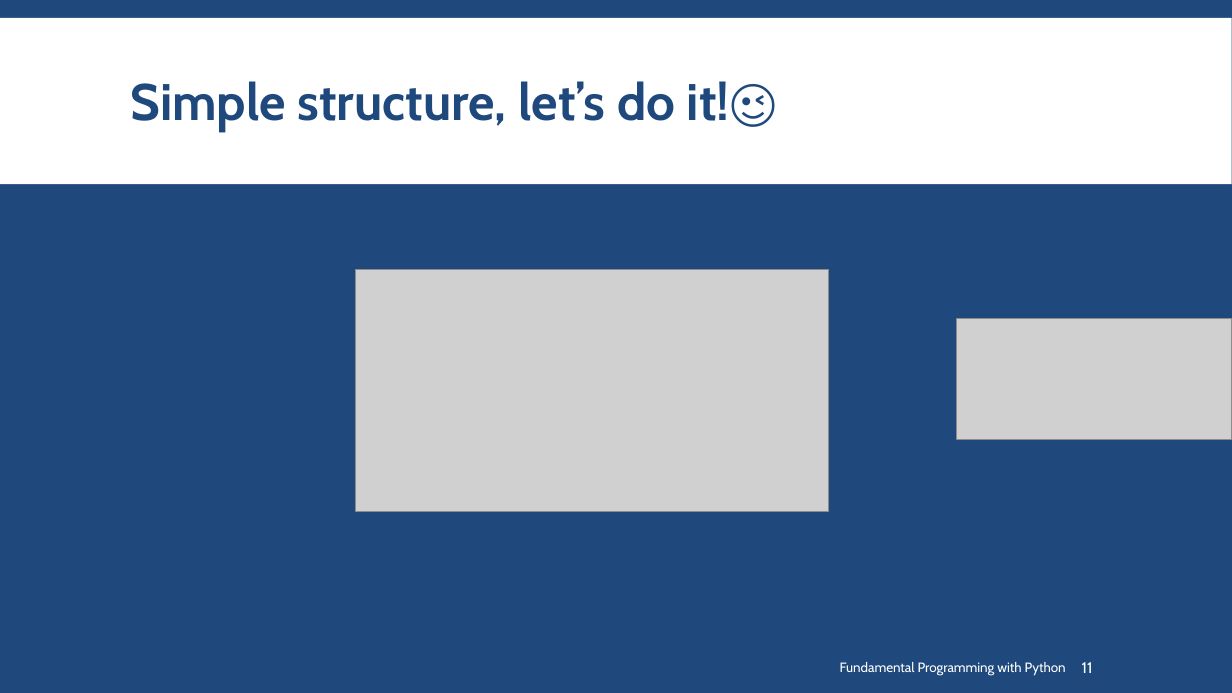
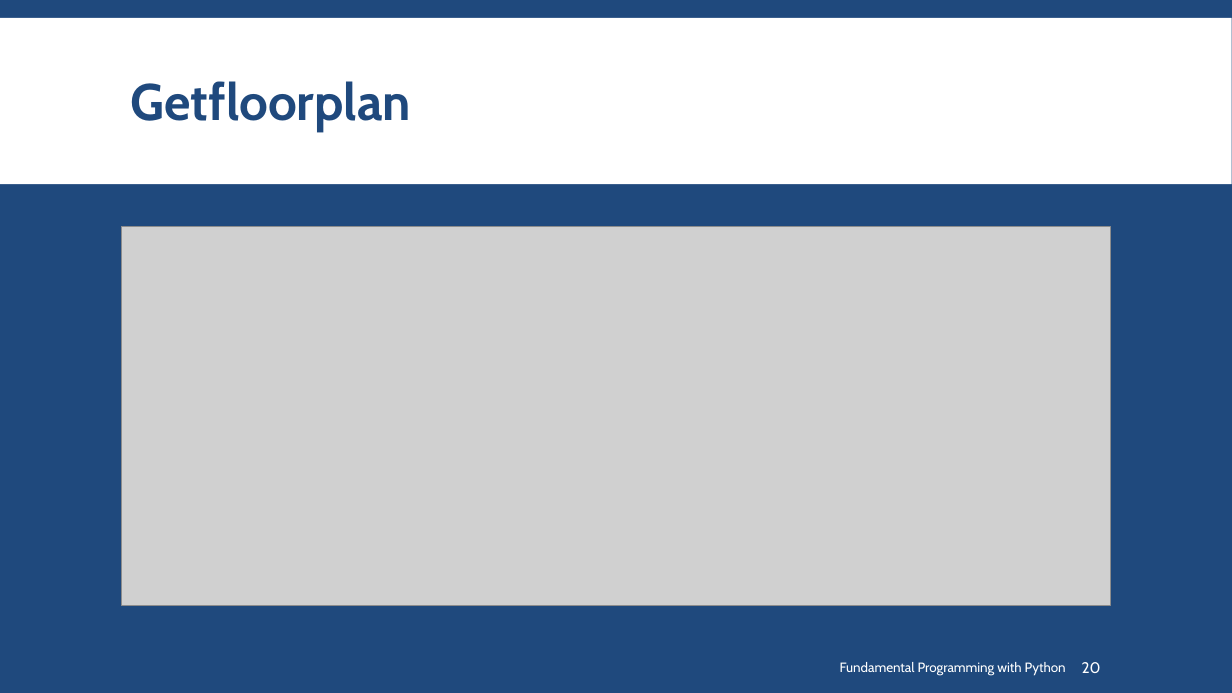
Before and after one commit to SharifPythonSpace/Course1401, a slide deck: slide 20 of Slide/17- Visualization for Presentation and better Understanding.pptx (slide 11 before the commit). Drawn at 1232x693 pixels with LibreOffice and Linux fonts; fonts in the diff are those of the drawing; grey boxes stand for pictures; background and template pictures are left out. Boxes give left, top, right and bottom in pixels: in the first picture for what was removed or moved away, otherwise in the second. Text is boxed around its words. In the diff, an @@ line names an element or a change of style, - is before the commit and + after.

```diff
--- a/Slide/17- Visualization for Presentation and better Understanding.pptx
+++ b/Slide/17- Visualization for Presentation and better Understanding.pptx
@@ title at box(131, 81, 411, 131): text changed @@
-Simple structure, let’s do it!😉
+Getfloorplan
@@ picture added at box(122, 226, 1111, 606) @@
@@ picture removed at box(356, 270, 828, 512) @@
@@ picture removed at box(958, 319, 1232, 440) @@
@@ page number at box(1082, 662, 1101, 673): text changed @@
-11
+20
```
Also in this commit, not shown: 6 other slides changed, 7 slides added.
